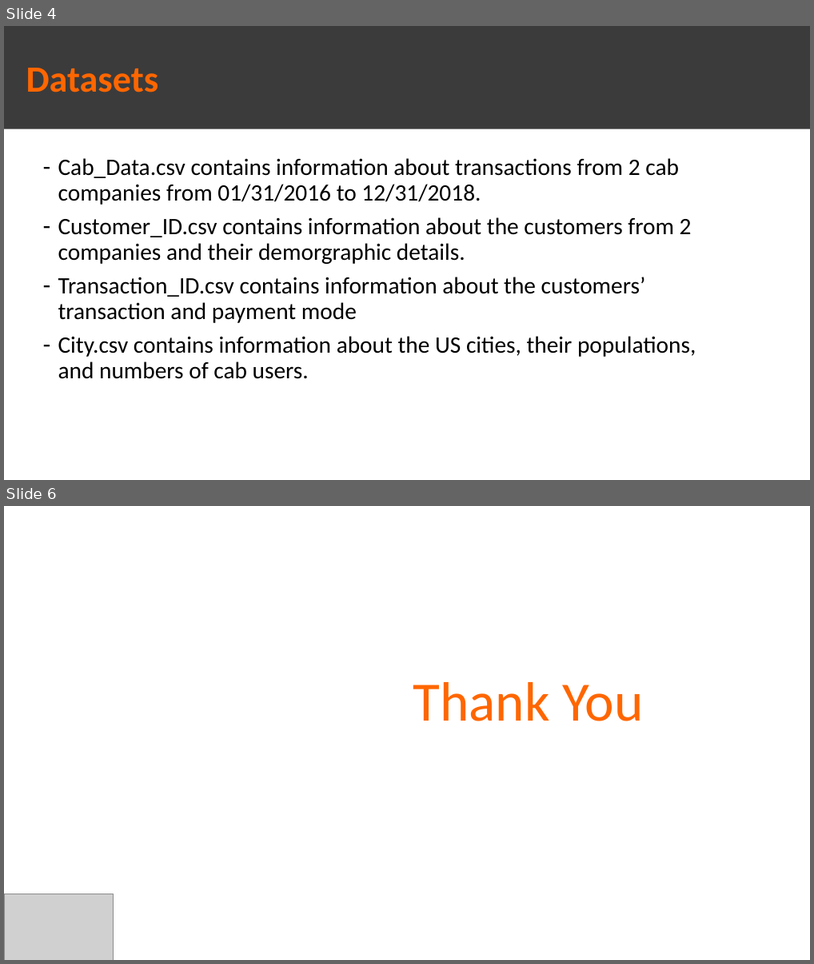
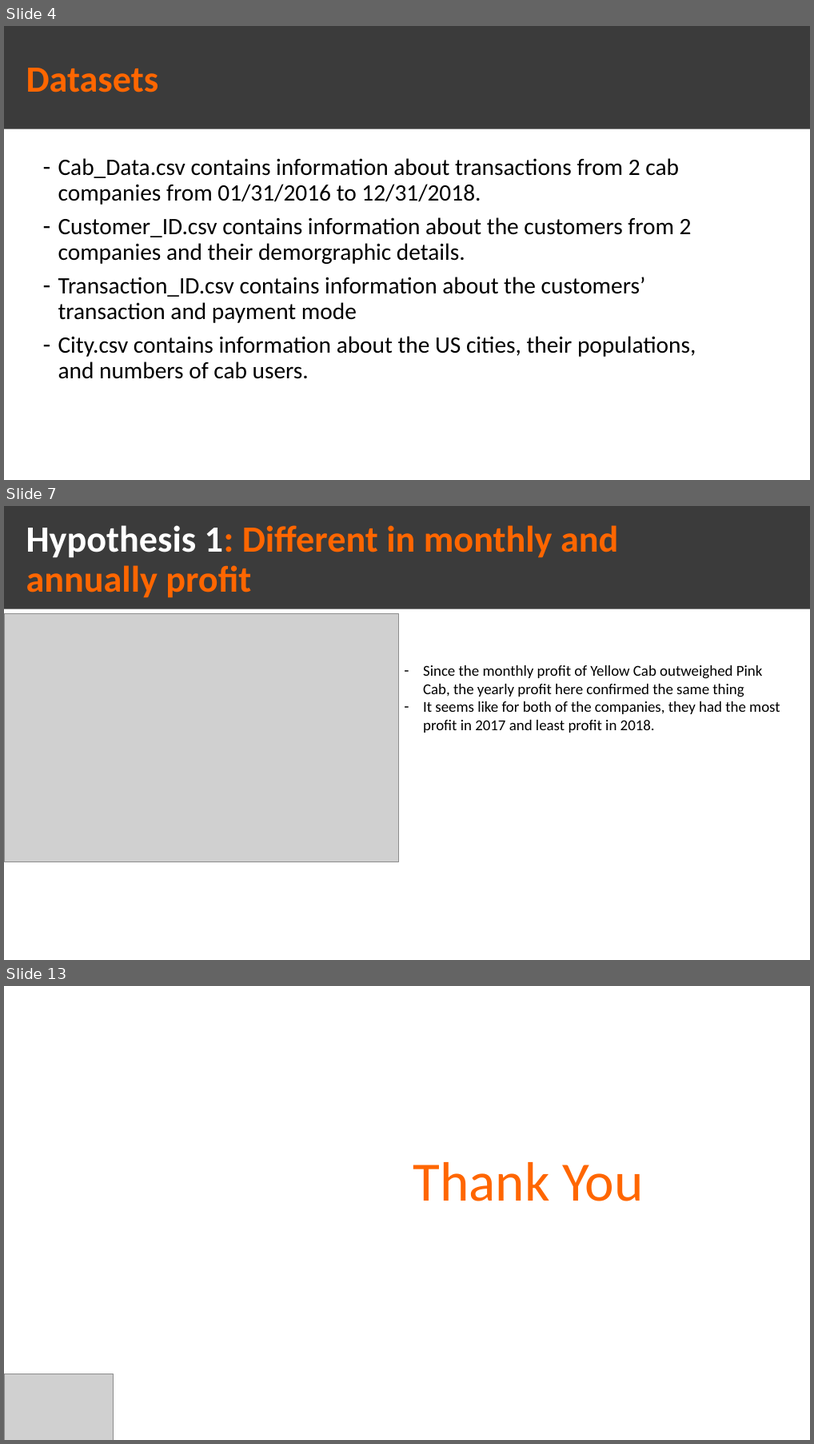
Before and after one commit to qngyn/DataGlacier, a slide deck: Week3/G2M_presentation.pptx. Shown one above the other, each under a label of ours: slides 4 and 6 before the commit, slides 4, 7 and 13 after it; the slides between them are not shown. The pictures are 814x964 and 814x1444 pixels, drawn with LibreOffice and Linux fonts; fonts in the diff are those of the drawing; grey boxes stand for pictures. Boxes give left, top, right and bottom in pixels: in the first picture for what was removed or moved away, otherwise in the second. Text is boxed around its words. In the diff, an @@ line names an element or a change of style, - is before the commit and + after.

Commit message:
Update Presentation + EDA
- Include 3/5 hypothesis for the presentation file in Week 3 and add images folder for the presentation
- Edit errors in the EDA

```diff
--- a/Week3/G2M_presentation.pptx
+++ b/Week3/G2M_presentation.pptx
@@ slide 7 added at box(4, 506, 810, 960), background #FFFFFF @@
@@ rectangle added at box(4, 506, 810, 608), fill #3B3B3B @@
@@ title added at box(26, 525, 618, 598), 44 pt, text #FF6600, bold @@
+Hypothesis 1: Different in monthly and annually profit
@@ picture added at box(4, 614, 398, 861) @@
@@ text added at box(423, 665, 781, 732), 18 pt, text #000000 @@
+– Since the monthly profit of Yellow Cab outweighed Pink Cab, the yearly profit here confirmed the same thing
+– It seems like for both of the companies, they had the most profit in 2017 and least profit in 2018.
@@ what was slide 6 is now slide 13 @@
```
Also in this commit, not shown: 1 slide changed, 6 other slides added, 13 other files.
